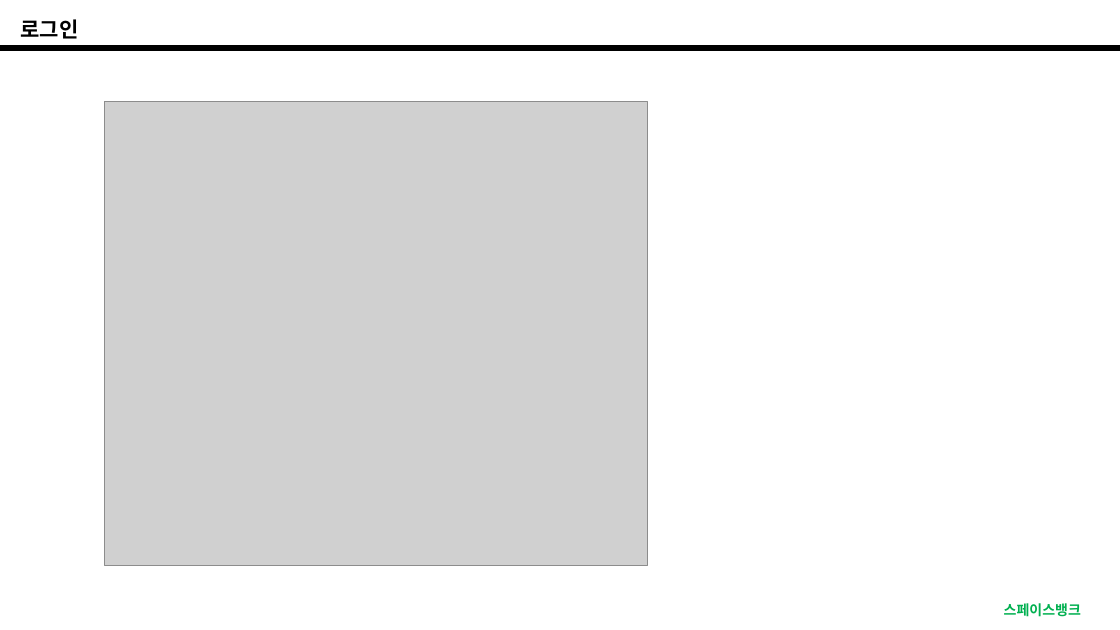
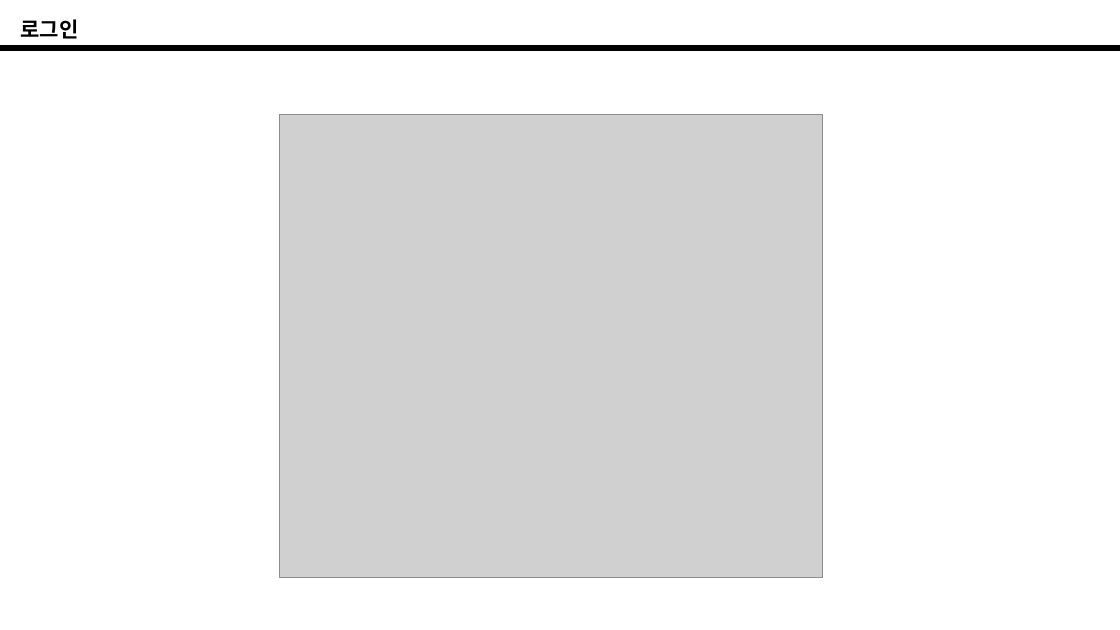
Before and after one commit to kingntop/ap, a slide deck: slide 3 of 3/TTA_교육_과정_3.pptx. Drawn at 1120x630 pixels with LibreOffice and Linux fonts; fonts in the diff are those of the drawing; grey boxes stand for pictures; background and template pictures are left out. Boxes give left, top, right and bottom in pixels: in the first picture for what was removed or moved away, otherwise in the second. Text is boxed around its words. In the diff, an @@ line names an element or a change of style, - is before the commit and + after.

```diff
--- a/3/TTA_교육_과정_3.pptx
+++ b/3/TTA_교육_과정_3.pptx
@@ picture: place and size @@
-picture at [104,102,647,565]
+picture at [280,114,823,578]
@@ text removed at [1004,603,1081,617] @@
-스페이스뱅크
```
Also in this commit, not shown: 10 other slides changed, 1 slide added, 1 slide removed, 4 other files.
